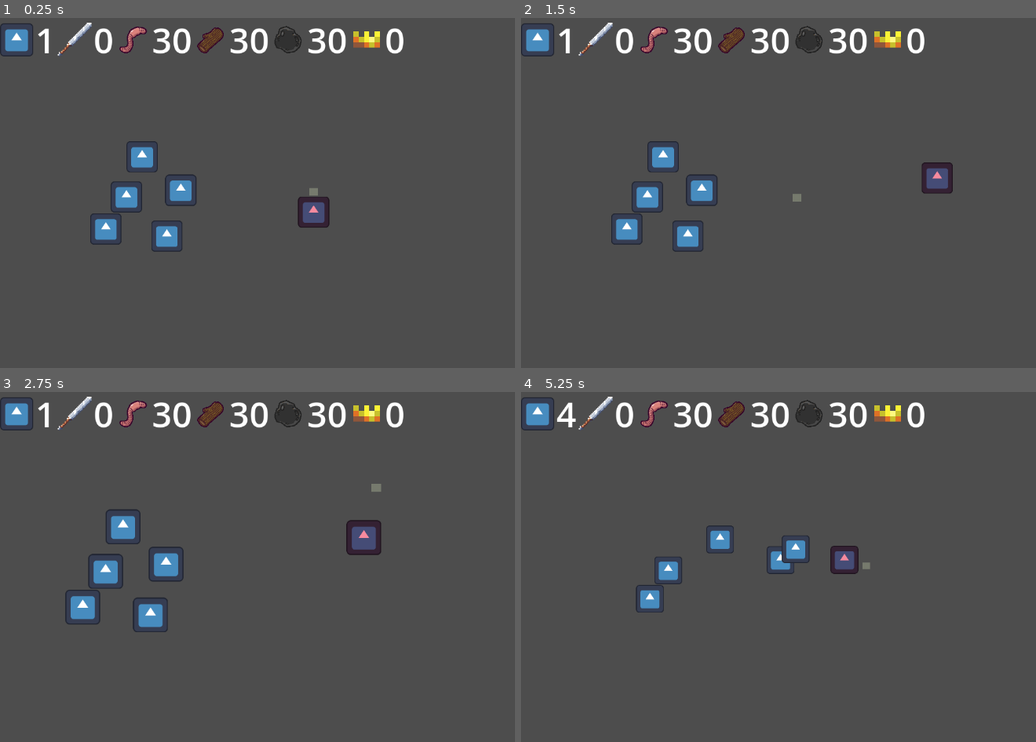
Above: before the commit, frames 1-4 (two rows, left to right).
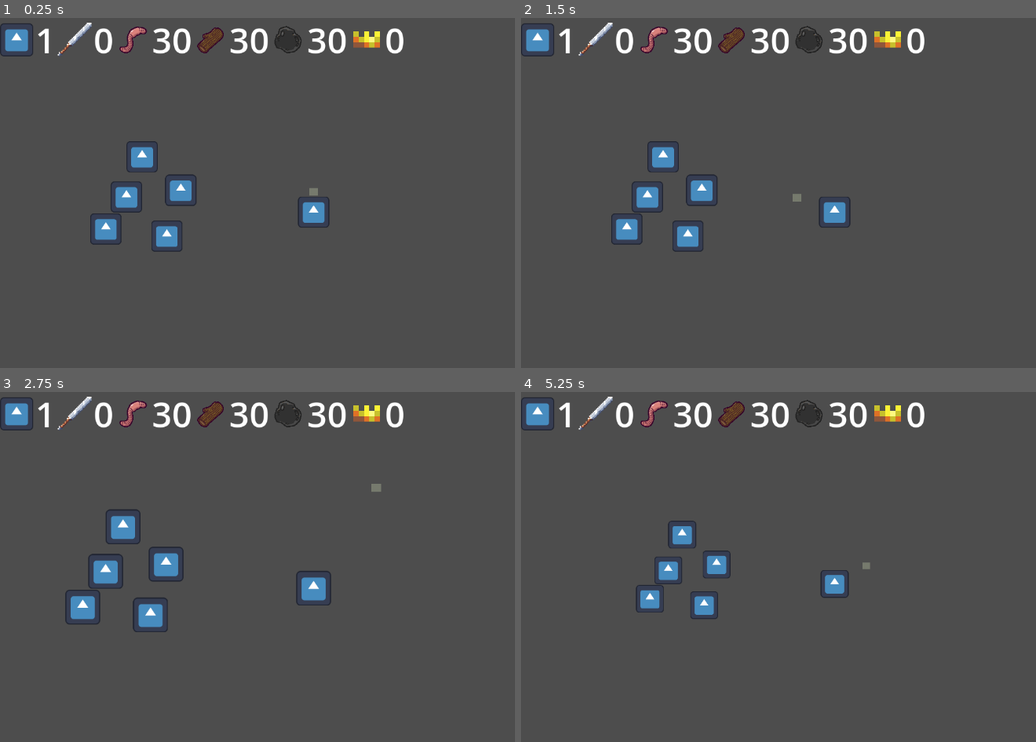
Above: after the commit, the same moments.

Repository: pradoh97/horde
Game: Godot game, scene res://level.tscn
The game is run twice, just before and just after one commit, with the same random seed, the same clock (stepped at 60 frames per second) and the same inputs. The engine's default icon, where the game draws it, is replaced by a stand-in: a white triangle on a blue panel in a dark square.
Inputs (mouse positions are in pixels of both pictures, inside the frame that each line leads up to):
- Up to frame 1 (0.25 s): no input
- Up to frame 2 (1.5 s): tap Enter at 0.5 s; move the mouse to (974, 175) at 0.52 s; press the mouse at (974, 175) at 0.53 s; release the mouse at (974, 175) at 1.25 s; tap Space at 1.25 s; drag from (711, 210) to (974, 175) at 1.27 s
- Up to frame 3 (2.75 s): move the mouse to (375, 490) at 2.02 s; hold Mouse wheel up (mouse_scroll_up) from 2.03 s (still down); click (375, 490) at 2.17 s
- Up to frame 4 (5.25 s): release Mouse wheel up (mouse_scroll_up) at 2.75 s; drag from (804, 637) to (886, 539) at 2.77 s; move the mouse to (1020, 619) at 3.52 s; hold Mouse wheel down (mouse_scroll_down) 3.53-4.25 s; click (1020, 619) at 3.67 s; drag from (644, 514) to (876, 570) at 4.27 s; move the mouse to (866, 567) at 5.02 s; press the mouse at (866, 567) at 5.03 s

The runs differ from the first frame. In frame 1, 0.5% of the frame differs, in the area x 58-64%, y 51-60%; in frame 2, 0.9%; in frame 3, 1.1%; in frame 4, 2.3%, in the area x 7-66%, y 2-65%.
Error after the commit: Invalid call. Nonexistent function 'become_leader' in base 'CharacterBody2D (Minion)'. (res://army/army.gd:113)

Commit message:
Move leader become to method

Diff:
--- a/army/army.gd
+++ b/army/army.gd
@@ -110,7 +110,7 @@
 func assign_leader():
 	camera.reparent(leader)
 	camera.global_position = leader.global_position
-	leader.is_leading = true
+	leader.become_leader()
 
 	for minion in minions:
 		if not minion.is_leading:
--- a/army/army.tscn
+++ b/army/army.tscn
@@ -7,5 +7,4 @@
 script = ExtResource("1_ucctm")
 
 [node name="Minion" parent="." instance=ExtResource("2_dpr6x")]
-modulate = Color(0.9649556, 0.5406639, 0.6186059, 1)
 position = Vector2(0, -283)
